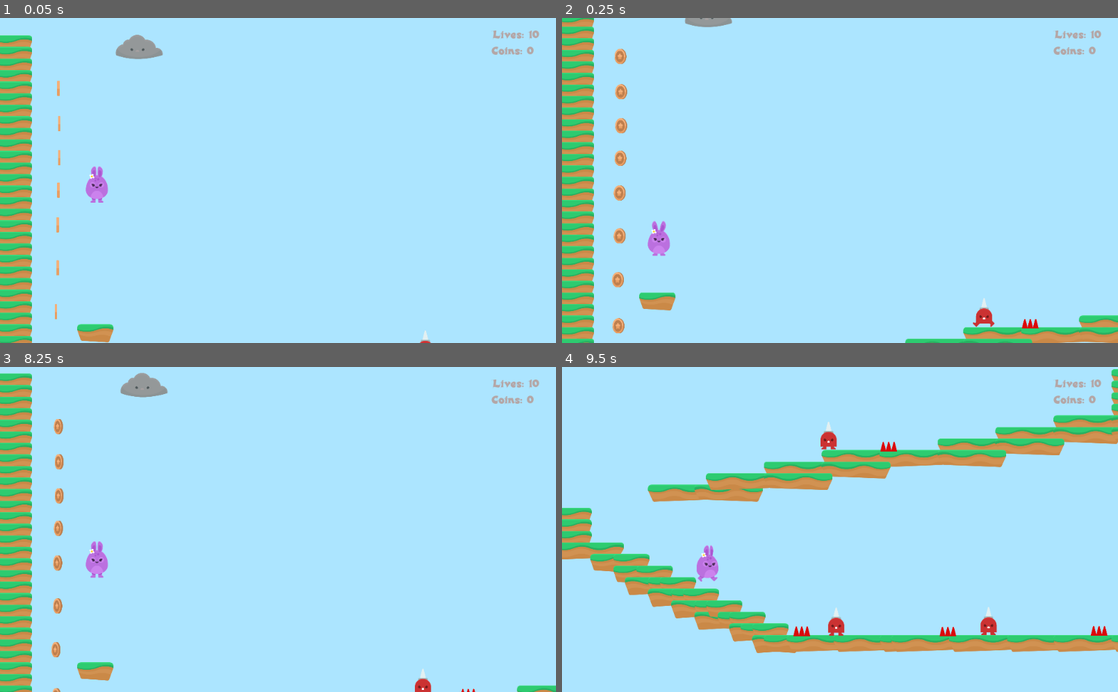
Above: before the commit, frames 1-4 (two rows, left to right).
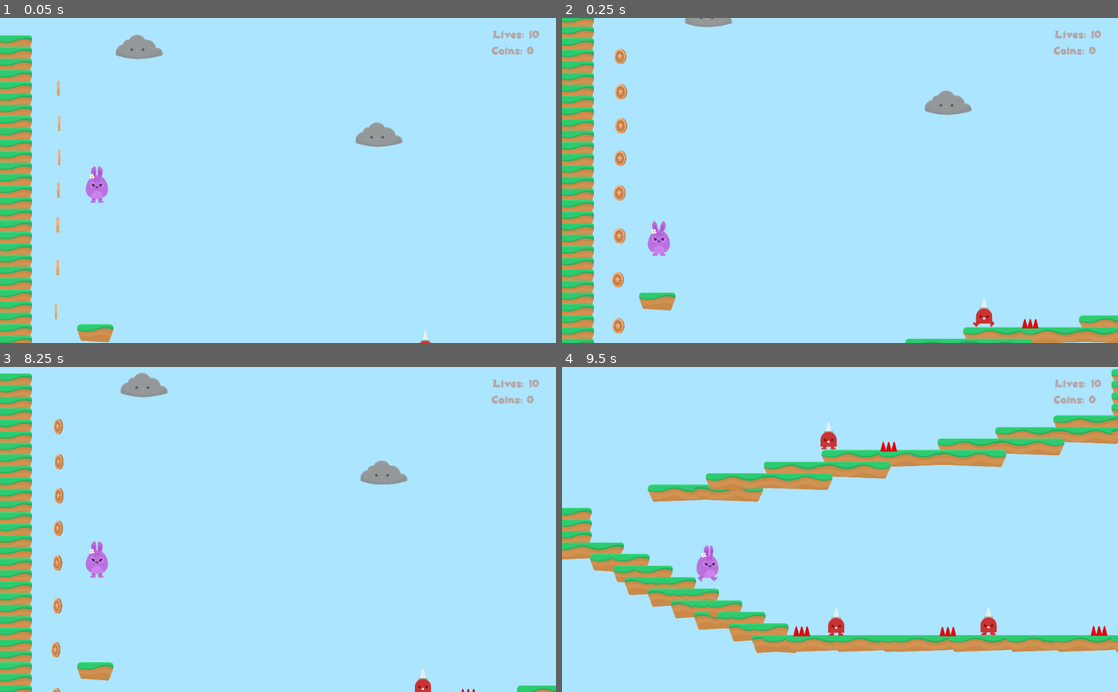
Above: after the commit, the same moments.

Repository: ikostan/IntroToGodot
Game: Godot game, scene res://Levels/Level_1.tscn
The game is run twice, just before and just after one commit, with the same random seed, the same clock (stepped at 60 frames per second) and the same inputs.
Inputs (mouse positions are in pixels of both pictures, inside the frame that each line leads up to):
- Up to frame 1 (0.05 s): no input
- Up to frame 2 (0.25 s): no input
- Up to frame 3 (8.25 s): hold Right (right) 0.53-2.03 s; tap Space (jump) at 0.77, 1.52, 3.02, 3.77, 4.52, 6.02, 6.77, 7.52 s; hold Left (left) 2.03-2.78 s; hold Right (right) 2.78-4.28 s; hold Left (left) 4.28-5.03 s; hold Right (right) 5.03-5.78 s; hold Left (left) 5.78-7.28 s; hold Right (right) 7.28-8 s; click (183, 552) at 8 s
- Up to frame 4 (9.5 s): hold Right (right) from 8.78 s (still down)

The runs differ from the first frame. In frame 1, 0.4% of the frame differs, in the area x 64-73%, y 32-40%; in frame 2, 0.4%; in frame 3, 0.4%; in frame 4, nothing differs.

Commit message:
More clouds added

Diff:
--- a/Hazards/Lighting.gd
+++ b/Hazards/Lighting.gd
@@ -26,3 +26,4 @@
 
 	if body.name == 'Player':
 		get_tree().call_group('GameState', 'applay_damage')
+	queue_free()
--- a/Levels/Level_1.tscn
+++ b/Levels/Level_1.tscn
@@ -165,6 +165,18 @@
 [node name="Cloud" parent="Hazards/Clouds" instance=ExtResource( 11 )]
 position = Vector2( -1841.96, -2368 )
 
+[node name="Cloud2" parent="Hazards/Clouds" instance=ExtResource( 11 )]
+position = Vector2( -517.457, -1882.55 )
+
+[node name="Cloud3" parent="Hazards/Clouds" instance=ExtResource( 11 )]
+position = Vector2( 2820.77, -2511.84 )
+
+[node name="Cloud4" parent="Hazards/Clouds" instance=ExtResource( 11 )]
+position = Vector2( 1166.64, -2098.3 )
+
+[node name="Cloud5" parent="Hazards/Clouds" instance=ExtResource( 11 )]
+position = Vector2( 4984.33, -1379.12 )
+
 [node name="AudioStreamBackgroundMusic" type="AudioStreamPlayer" parent="."]
 stream = ExtResource( 4 )
 volume_db = -10.0
